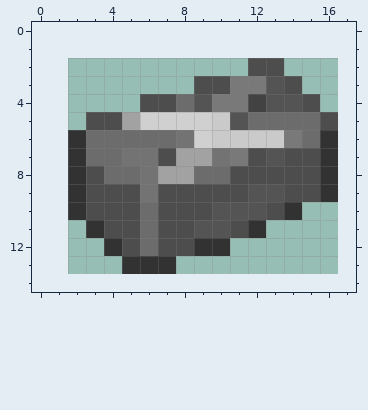
One commit to this pixel-art sprite: Items/Developer/UnboxingBar.png. Above: the version before the commit.
The file is 30x24 pixels, drawn in blocks of 2x2; one block is one cell here. Colours within 5 levels of each other are drawn and written as one. The old version is drawn lined up with the new one, on the new canvas.
After:
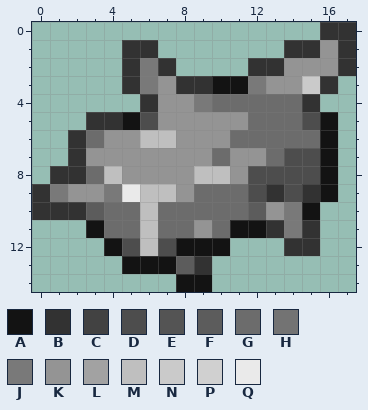
Palette (. is transparent): A #131313  B #323232  C #424242  D #4d4d4d  E #545454  F #5c5c5c  G #6c6c6c  H #737373  J #797979  K #949494  L #a2a2a2  M #bfbfbf  N #cacaca  P #d0d0d0  Q #eaeaea
The exact change:
canvas 15x12 -> 18x15, the old top-left corner now at 2,2
Changed rows in their new state; - is an unchanged pixel.
first column x 0:
 0 ----------------BB
 1 -----BB-------BBKB
 2 -----BJB----BBKKKB
 3 -----BJKBBAA-KKNB-
 4 ------BKKJGGGGGB--
 5 ---BBADKKKKK---DA-
 6 ----KKMMKKKGGGG-A-
 7 ---KKKKKKKGKKG--A-
 8 -B-GMKKKKMMK----A-
 9 BJKKJQMMKGGGDB-BA-
10 BB-FGGMGGGGGFKJA--
11 ---AGGMGGKGAABJB--
12 ----A-M-AAA---BB--
13 -----AAAFB--------
14 --------AA--------
Pixel boxes of the changes (left, top, right, bottom) in both pictures:
changed: (32, 22, 356, 292)
